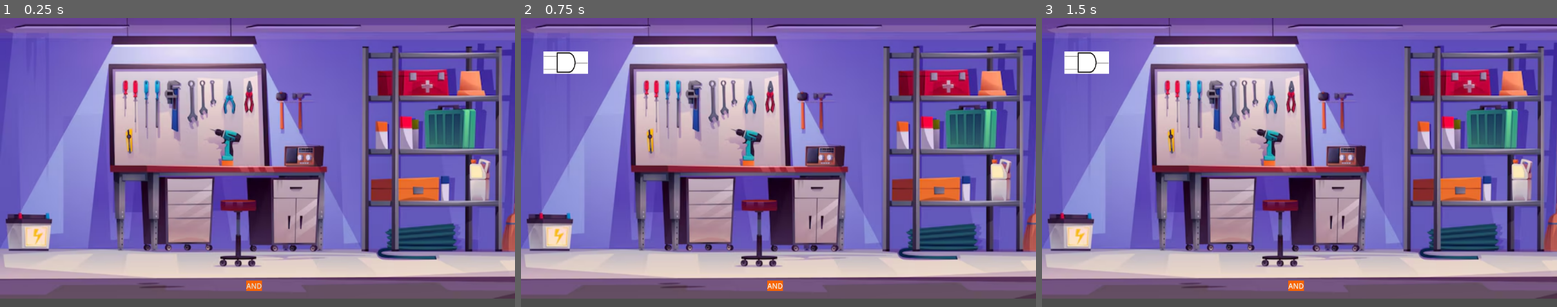
Above: before the commit, frames 1-3 (left to right).
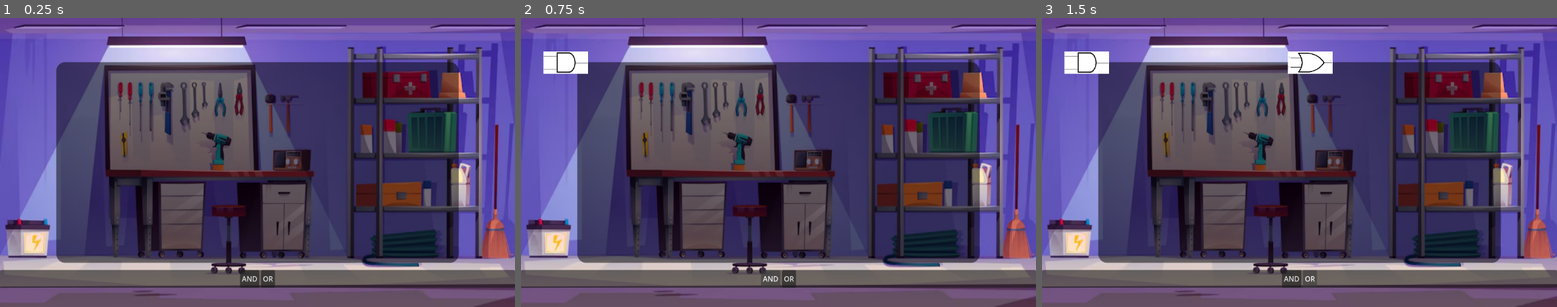
Above: after the commit, the same moments.

Repository: SvHu0511/MeDiDa
Game: Godot game, scene res://Szenen/level_background.tscn
The game is run twice, just before and just after one commit, with the same random seed, the same clock (stepped at 60 frames per second) and the same inputs. This scene is started directly instead of the project's main scene.
Inputs:
- Up to frame 1 (0.25 s): no input
- Up to frame 2 (0.75 s): click "AND" at 0.5 s
- Up to frame 3 (1.5 s): click "AND" (after the commit: "OR") at 1.25 s

The runs differ from the first frame. In frame 1, 71% of the frame differs, in the area x 0-100%, y 0-100%; in frame 2, 71%; in frame 3, 71%.

Commit message:
Or Button mit funktionalität

Diff:
--- a/Szenen/board/inventory.tscn
+++ b/Szenen/board/inventory.tscn
@@ -1,7 +1,7 @@
 [gd_scene format=3 uid="uid://mhumf5aamuul"]
 
 [ext_resource type="PackedScene" uid="uid://c6nqsdlbor3o5" path="res://Szenen/gates/logic_gate.tscn" id="1_dyo5l"]
-[ext_resource type="PackedScene" uid="uid://dml47l5bpbw82" path="res://Szenen/gates/Or_gate.tscn" id="1_m0cvd"]
+[ext_resource type="PackedScene" uid="uid://dml47l5bpbw82" path="res://Szenen/gates/Or_gate_button.tscn" id="1_m0cvd"]
 [ext_resource type="PackedScene" uid="uid://dkyk1e23f1wm6" path="res://Szenen/gates/And_gate_button.tscn" id="2_g6366"]
 
 [node name="BottomInventory" type="Panel" unique_id=841785449]
@@ -19,7 +19,7 @@
 theme_override_constants/separation = 60
 alignment = 1
 
-[node name="OrGate" parent="HBoxContainer" unique_id=1576063522 instance=ExtResource("1_m0cvd")]
+[node name="OrGateButton" parent="HBoxContainer" unique_id=1576063522 instance=ExtResource("1_m0cvd")]
 layout_mode = 2
 
 [node name="AndGateButton" parent="HBoxContainer" unique_id=307010137 instance=ExtResource("2_g6366")]
--- a/Szenen/gates/Or_gate.tscn
+++ b/Szenen/gates/Or_gate.tscn
@@ -1,26 +1,8 @@
-[gd_scene format=3 uid="uid://dml47l5bpbw82"]
+[gd_scene format=3 uid="uid://foqfix47uaf"]
 
-[ext_resource type="Script" uid="uid://rdn6685qsjfe" path="res://Skripte/or_gate.gd" id="1_c6b0p"]
-[ext_resource type="Texture2D" uid="uid://m0cso77j7uog" path="res://Assets/Puzzlebackground.png" id="2_rrkrr"]
+[ext_resource type="Texture2D" uid="uid://vlenenu6s5fw" path="res://Assets/or-gate-symbol.jpg" id="1_tdbbm"]
 
-[node name="OrGate" type="Panel" unique_id=997521103]
-offset_right = 60.0
-offset_bottom = 60.0
-script = ExtResource("1_c6b0p")
+[node name="OrGate" type="Area2D" unique_id=880919805]
 
-[node name="CenterContainer" type="CenterContainer" parent="." unique_id=1879232404]
-layout_mode = 1
-anchors_preset = 15
-anchor_right = 1.0
-anchor_bottom = 1.0
-grow_horizontal = 2
-grow_vertical = 2
-
-[node name="TextureRect" type="TextureRect" parent="CenterContainer" unique_id=1089945737]
-layout_mode = 2
-texture = ExtResource("2_rrkrr")
-expand_mode = 1
-
-[node name="Label" type="Label" parent="CenterContainer" unique_id=1718775879]
-layout_mode = 2
-text = "OR"
+[node name="Image" type="Sprite2D" parent="." unique_id=1257452868]
+texture = ExtResource("1_tdbbm")
--- /dev/null
+++ b/Szenen/gates/Or_gate_button.tscn
@@ -0,0 +1,26 @@
+[gd_scene format=3 uid="uid://dml47l5bpbw82"]
+
+[ext_resource type="Script" uid="uid://rdn6685qsjfe" path="res://Skripte/or_gate.gd" id="1_c6b0p"]
+[ext_resource type="Texture2D" uid="uid://m0cso77j7uog" path="res://Assets/Puzzlebackground.png" id="2_rrkrr"]
+
+[node name="OrGate" type="Panel" unique_id=997521103]
+offset_right = 60.0
+offset_bottom = 60.0
+script = ExtResource("1_c6b0p")
+
+[node name="CenterContainer" type="CenterContainer" parent="." unique_id=1879232404]
+layout_mode = 1
+anchors_preset = 15
+anchor_right = 1.0
+anchor_bottom = 1.0
+grow_horizontal = 2
+grow_vertical = 2
+
+[node name="TextureRect" type="TextureRect" parent="CenterContainer" unique_id=1089945737]
+layout_mode = 2
+texture = ExtResource("2_rrkrr")
+expand_mode = 1
+
+[node name="Label" type="Label" parent="CenterContainer" unique_id=1718775879]
+layout_mode = 2
+text = "OR"
--- a/Szenen/level_background.tscn
+++ b/Szenen/level_background.tscn
@@ -2,12 +2,8 @@
 
 [ext_resource type="Texture2D" uid="uid://du2yphfaojgy0" path="res://Assets/Werkstatt.png" id="1_4hpec"]
 [ext_resource type="Script" uid="uid://b5p3pbtruwndb" path="res://Skripte/and_button.gd" id="2_iscm3"]
-
-[sub_resource type="StyleBoxFlat" id="StyleBoxFlat_u5t7x"]
-bg_color = Color(0.97398597, 0.39161462, 0, 1)
-
-[sub_resource type="StyleBoxFlat" id="StyleBoxFlat_4hpec"]
-bg_color = Color(0.972549, 0.39215687, 0, 1)
+[ext_resource type="Texture2D" uid="uid://m0cso77j7uog" path="res://Assets/Puzzlebackground.png" id="2_u5t7x"]
+[ext_resource type="Script" uid="uid://d2pmew2ik2r3y" path="res://Szenen/or_button.gd" id="4_u5t7x"]
 
 [node name="Level Background" type="Control" unique_id=559517426]
 layout_mode = 3
@@ -19,21 +15,39 @@
 
 [node name="Background" type="TextureRect" parent="." unique_id=2108073614]
 layout_mode = 0
-offset_right = 2000.0
-offset_bottom = 1049.0
-scale = Vector2(0.6, 0.6)
+offset_right = 1152.0
+offset_bottom = 648.0
 texture = ExtResource("1_4hpec")
 expand_mode = 1
 
-[node name="Button" type="Button" parent="." unique_id=474843543]
+[node name="PuzzleField" type="TextureRect" parent="." unique_id=1591032726]
 layout_mode = 0
-offset_left = 551.0
-offset_top = 589.0
-offset_right = 586.0
-offset_bottom = 612.0
-theme_override_styles/normal = SubResource("StyleBoxFlat_u5t7x")
-theme_override_styles/hover = SubResource("StyleBoxFlat_4hpec")
+offset_right = 1152.0
+offset_bottom = 648.0
+texture = ExtResource("2_u5t7x")
+
+[node name="Toolbox" type="Panel" parent="." unique_id=484217240]
+layout_mode = 0
+offset_top = 565.0
+offset_right = 1152.0
+offset_bottom = 605.0
+
+[node name="Buttons" type="HBoxContainer" parent="Toolbox" unique_id=225964308]
+layout_mode = 0
+offset_right = 1152.0
+offset_bottom = 40.0
+alignment = 1
+
+[node name="AndButton" type="Button" parent="Toolbox/Buttons" unique_id=474843543]
+layout_mode = 2
 text = "AND"
 script = ExtResource("2_iscm3")
 
-[connection signal="pressed" from="Button" to="Button" method="on_pressed"]
+[node name="OrButton" type="Button" parent="Toolbox/Buttons" unique_id=284398991]
+layout_mode = 2
+text = "OR
+"
+script = ExtResource("4_u5t7x")
+
+[connection signal="pressed" from="Toolbox/Buttons/AndButton" to="Toolbox/Buttons/AndButton" method="on_pressed"]
+[connection signal="pressed" from="Toolbox/Buttons/OrButton" to="Toolbox/Buttons/OrButton" method="on_pressed"]
--- /dev/null
+++ b/Szenen/or_button.gd
@@ -0,0 +1,22 @@
+extends Button
+
+var or_gate_scene = preload("res://Szenen/gates/or_gate.tscn")
+
+# Called when the node enters the scene tree for the first time.
+func _ready() -> void:
+	pass # Replace with function body.
+
+
+# Called every frame. 'delta' is the elapsed time since the previous frame.
+func _process(delta: float) -> void:
+	pass
+
+func on_pressed():
+	print("pressed OR")
+	var instance = or_gate_scene.instantiate()
+	instance.position = Vector2(600, 100)
+	var desired_size = Vector2(100, 50)
+	var texture_size = instance.get_child(0).texture.get_size()
+	instance.scale = desired_size / texture_size
+	get_tree().current_scene.add_child(instance)
+	print("done creating")
Binary file added: Assets/or-gate-symbol.jpg
Not shown, added: Assets/or-gate-symbol.jpg.import
Not shown: 1 places in Szenen/gates/And_gate.tscn that only renumber resources
Not shown, added: Szenen/or_button.gd.uid
